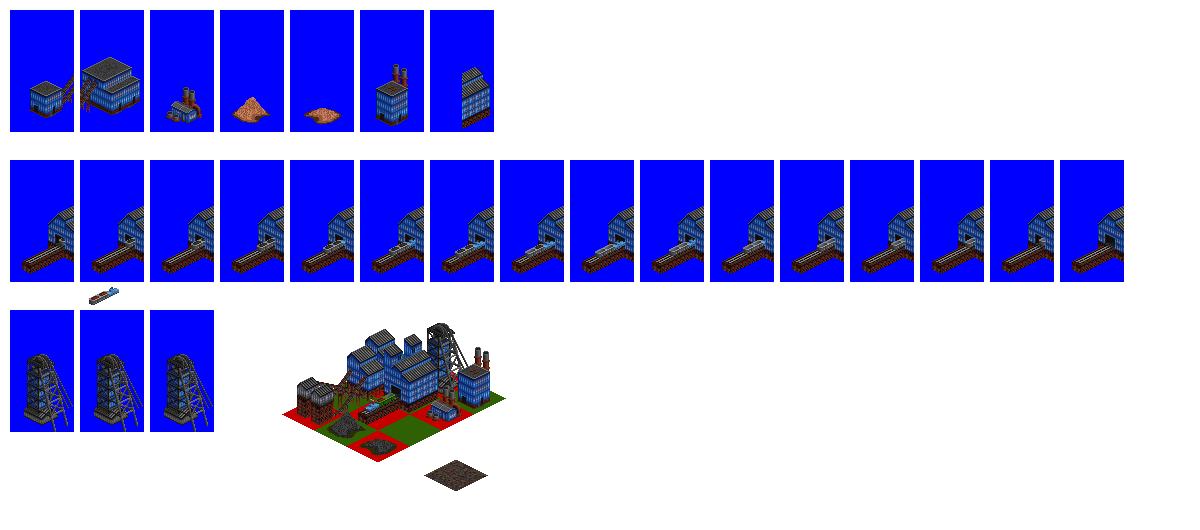
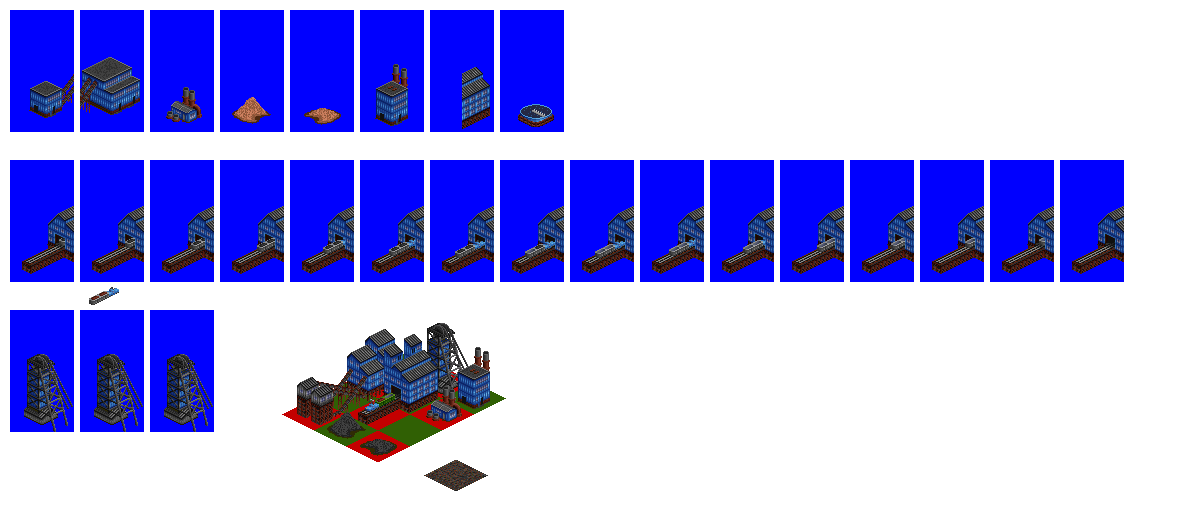
Layered file, before and after one edit (1200 × 530). Changes by layer:
added group "Thickening tank" with 6 layers above "conveyor house" over (506, 104, 564, 132)
added layer "bridge" in group "Thickening tank" over (532, 109, 545, 117)
added layer "pipes" in group "Thickening tank" over (518, 114, 554, 127)
added layer "tank" in group "Thickening tank" over (520, 104, 552, 126)
painted on "Layer 60" over (500, 10, 564, 132)
